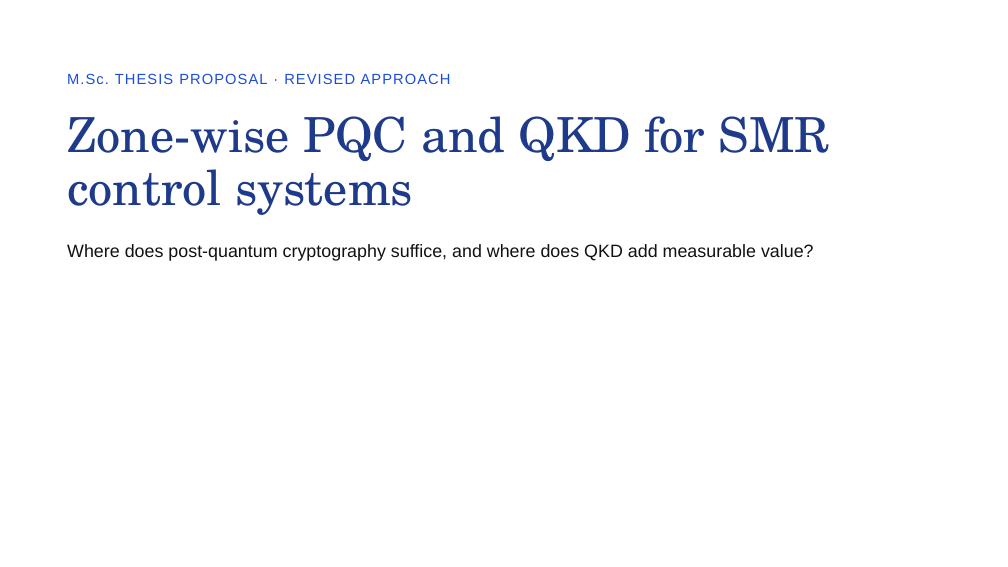
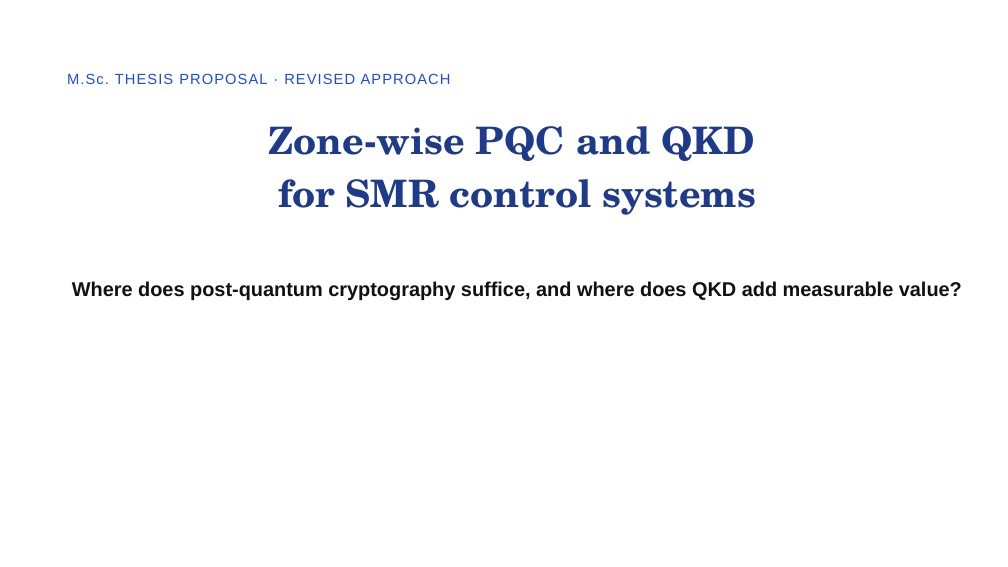
Before and after one commit to SAMeh-ZAGhloul/QRNF_True_Randomness_Tests, a slide deck: slide 1 of Docs/Zone-Wise PQC and QKD for SMR Control Systems.pptx. Drawn at 1008x567 pixels with LibreOffice and Linux fonts; fonts in the diff are those of the drawing. Boxes give left, top, right and bottom in pixels: in the first picture for what was removed or moved away, otherwise in the second. Text is boxed around its words. In the diff, an @@ line names an element or a change of style, - is before the commit and + after.

```diff
--- a/Docs/Zone-Wise PQC and QKD for SMR Control Systems.pptx
+++ b/Docs/Zone-Wise PQC and QKD for SMR Control Systems.pptx
@@ title "Zone-wise PQC and QKD for ..." at [268, 126, 756, 215]: size 46 to 36 pt, bold on; alignment left to centre @@
@@ text "Where does post-quantum cryptography suffice, ...": place and size @@
-text "Where does post-quantum cryptography suffice, ..." at [67, 244, 814, 261]
+text "Where does post-quantum cryptography suffice, ..." at [72, 281, 962, 301]
@@ text "Where does post-quantum cryptography suffice, ..." at [72, 281, 962, 301]: size 17 to 19 pt, bold on; alignment left to centre @@
```
Also in this commit, not shown: 13 other slides changed, 1 other file.
